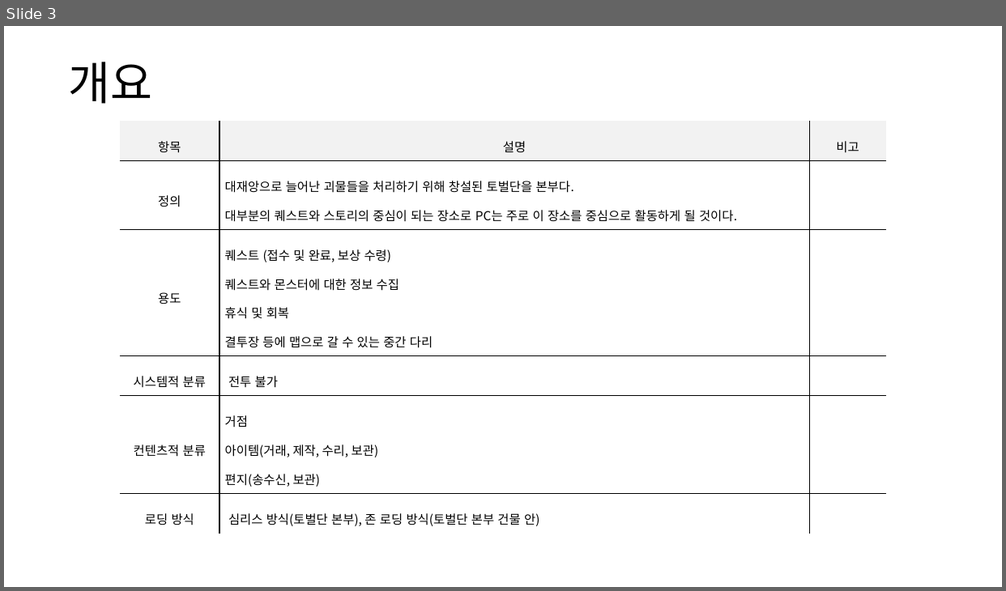
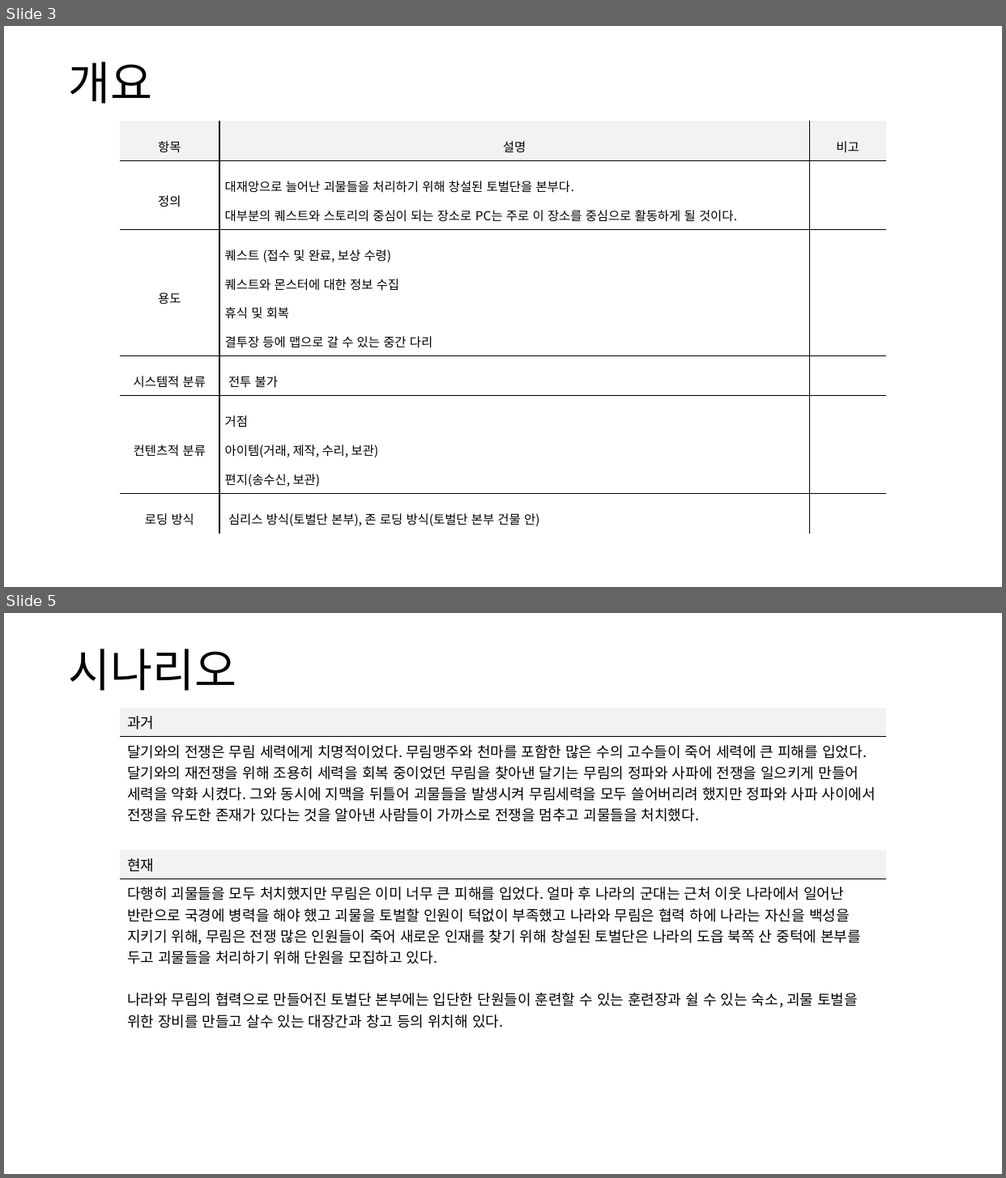
Before and after one commit to yjk0401/unityenginebasic_9th, a slide deck: 기획/방랑엽사전/맵 기획서 (토벌단 본부).pptx. Shown one above the other, each under a label of ours: slide 3 before the commit, slides 3 and 5 after it; the slides between them are not shown. The pictures are 1006x591 and 1006x1178 pixels, drawn with LibreOffice and Linux fonts; fonts in the diff are those of the drawing. Boxes give left, top, right and bottom in pixels: in the first picture for what was removed or moved away, otherwise in the second. Text is boxed around its words. In the diff, an @@ line names an element or a change of style, - is before the commit and + after.

```diff
--- a/기획/방랑엽사전/맵 기획서 (토벌단 본부).pptx
+++ b/기획/방랑엽사전/맵 기획서 (토벌단 본부).pptx
@@ slide 5 added at bbox=[4, 613, 1002, 1174], background #FFFFFF @@
@@ text added at bbox=[68, 649, 236, 691], 44 pt, text #000000 @@
+시나리오
@@ table added at bbox=[120, 708, 887, 1032], 4 rows, 1 columns @@
+과거
+달기와의 전쟁은 무림 세력에게 치명적이었다. 무림맹주와 천마를 포함한 많은 수의 고수들이 죽어 세력에 큰 피해를 입었다. 달기와의 재전쟁을 위해 조용히 세력을 회복 중이었던 무림을 찾아낸 달기는 무림의 정파와 사파에 전쟁을 일으키게 만들어 세력을 약화 시켰다. 그와 동시에 지맥을 뒤틀어 괴물들을 발생시켜 무림세력을 모두 쓸어버리려 했지만 정파와 사파 사이에서 전쟁을 유도한 존재가 있다는 것을 알아낸 사람들이 가까스로 전쟁을 멈추고 괴물들을 처치했다.
+현재
+다행히 괴물들을 모두 처치했지만 무림은 이미 너무 큰 피해를 입었다. 얼마 후 나라의 군대는 근처 이웃 나라에서 일어난 반란으로 국경에 병력을 해야 했고 괴물을 토벌할 인원이 턱없이 부족했고 나라와 무림은 협력 하에 나라는 자신을 백성을 지키기 위해, 무림은 전쟁 많은 인원들이 죽어 새로운 인재를 찾기 위해 창설된 토벌단은 나라의 도읍 북쪽 산 중턱에 본부를 두고 괴물들을 처리하기 위해 단원을 모집하고 있다. / 나라와 무림의 협력으로 만들어진 토벌단 본부에는 입단한 단원들이 훈련할 수 있는 훈련장과 쉴 수 있는 숙소, 괴물 토벌을 위한 장비를 만들고 살수 있는 대장간과 창고 등의 위치해 있다.
```
Also in this commit, not shown: 1 slide changed, 4 other files.
